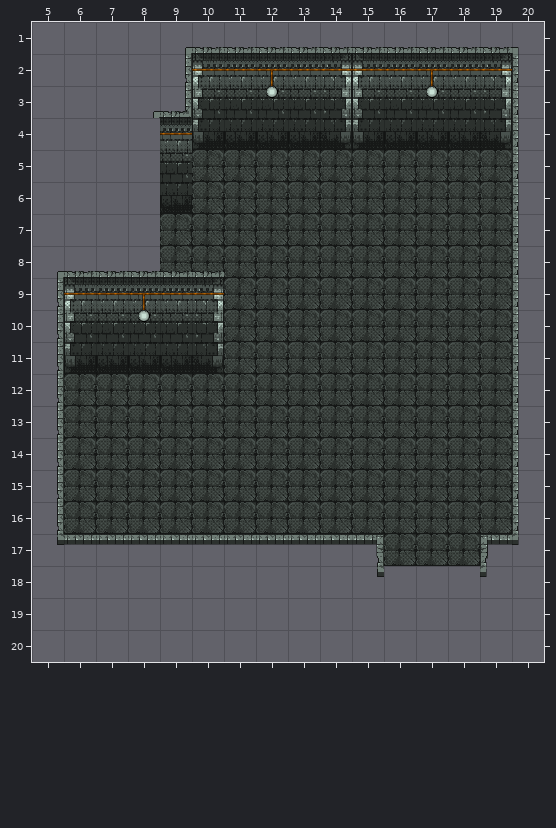
Tiled map: gem/Assets/TileD/9_bedroom/9_bedroom.tmx. Above is the file before it was changed.
Cells are 48x48 px. Shown: x 5..20, y 1..20.
New version:
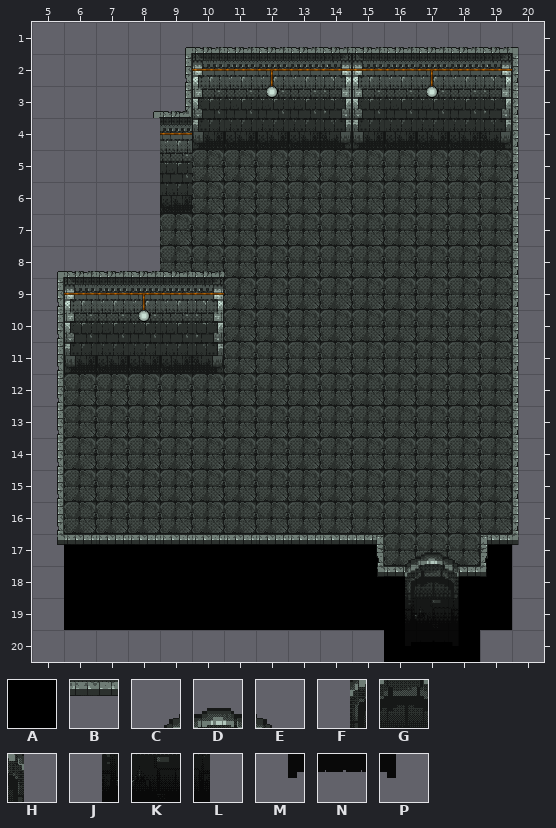
Key: from "Katos_tiles_1": A 17, B 24, C 122, D 123, E 124, F 138, G 139, H 140, J 154, K 155, L 156, M 170, N 171, P 172.
_ is an empty cell.
Tiles of an added or newly shown layer are drawn over the layers below it.
Author's note on the commit: map updates: darkness and doors
From old to new:
Layer "9_details":
y 17: x 16 _ -> C; x 18 _ -> E
Layer "9_darkness" (added):
y 17: x 6..15 __________ -> AAAAAAAAAA; x 19 _ -> A
y 18..19: x 6..16 ___________ -> AAAAAAAAAAA; x 18..19 __ -> AA
y 20: x 16..18 ___ -> AAA
Layer "9_enclosure":
y 18: x 16 _ -> B; x 18 _ -> B
Layer "9_door" (added):
y 17: x 16..18 ___ -> CDE
y 18: x 16..18 ___ -> FGH
y 19: x 16..18 ___ -> JKL
y 20: x 16..18 ___ -> MNP
Changed places in both pictures, as pixel boxes (x1, y1, x2, y2):
added: (64, 544, 512, 662)
